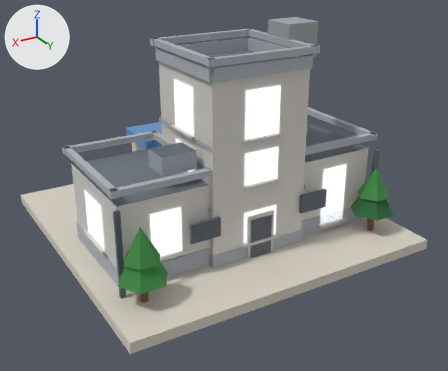
A saved change to the glTF model public/models/27.glb.
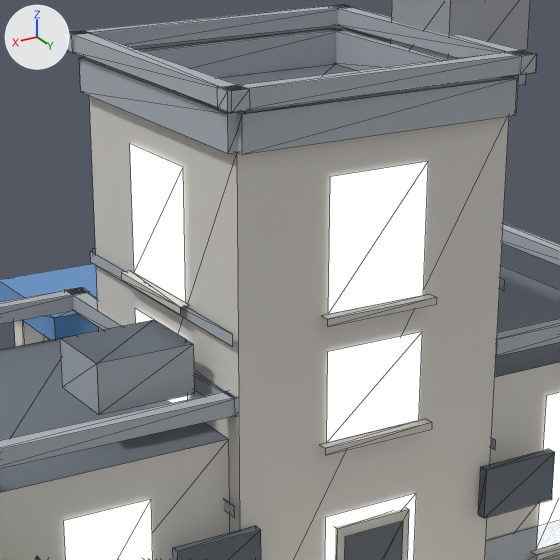
There are two pictures of each version: one whole from a 50 mm camera at (0.89, 1.58, 0.914) aimed at (-0.007, 0.084, 0.166), one close up on the part from 28% to 73% of the width and 7% to 62% of the height. The axes (+X, +Y, +Z) are drawn at upper left. The lights are the same throughout. The first two pictures are the older version. The close-ups show mesh edges as thin lines. Vertices at exactly the same position are counted once.

In view in the first close-up: 'b27'.
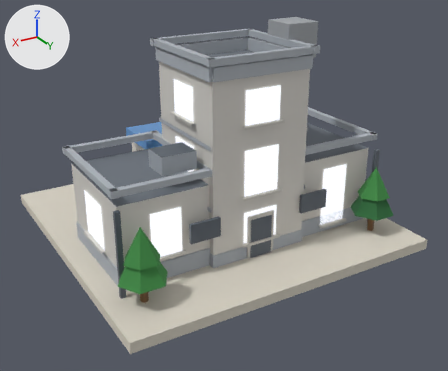
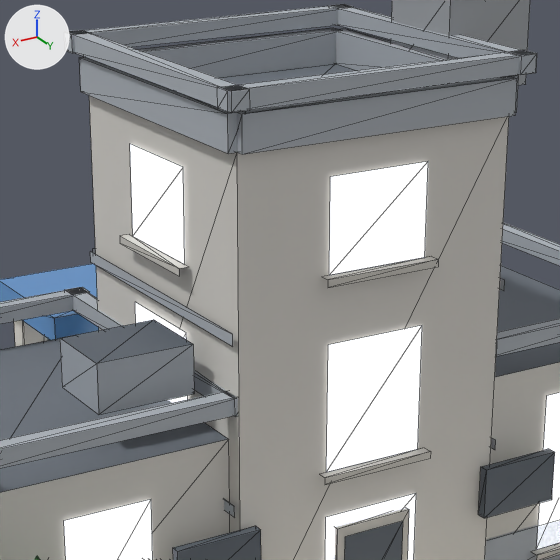
Location of each change, [x1, y1, x2, y2] in pixels of the close-ups (560 x 560 px; the box of a moved part takes in the faces that stretch with it):
part 1 of me_b27, moved or reshaped: before [320, 419, 432, 455]; after [320, 448, 431, 485]
part 2 of me_b27, moved or reshaped: before [322, 294, 437, 327]; after [323, 256, 438, 287]
part 3 of me_b27, moved or reshaped: before [121, 271, 189, 314]; after [120, 234, 189, 276]
part 4 of me_b27, moved or reshaped: before [130, 144, 428, 443]; after [130, 144, 428, 472]

The change, as a list of edits to the scene's bpy script:
```text
Change me_b27:
    where me_b27.from_pydata(...)  # 900 vertices, 962 faces; spans x -0.48..0.48, y -0.48..0.48, z 0.0..0.65
    used by ob_b27; location = (0.0, 0.0, 0.0)
    before: 412 (0.054, 0.293, 0.254) at pixel (326, 442), 413 (-0.054, 0.293, 0.254) at pixel (418, 420), 414 (-0.054, 0.293, 0.347) at pixel (422, 331), 415 (0.054, 0.293, 0.347) at pixel (327, 351), 416 (0.153, 0.086, 0.254)
    before: 417 (0.153, 0.194, 0.254), 418 (0.153, 0.194, 0.347) at pixel (186, 339), 419 (0.153, 0.086, 0.347) at pixel (135, 308), 420 (-0.153, 0.194, 0.254), 421 (-0.153, 0.086, 0.254)
    before: 422 (-0.153, 0.086, 0.347), 423 (-0.153, 0.194, 0.347), 428 (0.054, 0.293, 0.384) at pixel (328, 314), 429 (-0.054, 0.293, 0.384) at pixel (423, 295), 432 (0.153, 0.086, 0.384) at pixel (134, 272)
    before: 433 (0.153, 0.194, 0.384) at pixel (185, 302), 436 (-0.153, 0.194, 0.384), 437 (-0.153, 0.086, 0.384)
    me_b27 part 1: the loose piece of 6 vertices spanning x -0.063..0.063, y 0.293..0.303, z 0.246..0.254 is moved by (0.0, 0.0, -0.031)
    me_b27 part 2: the loose piece of 6 vertices spanning x -0.063..0.063, y 0.293..0.303, z 0.377..0.384 is moved by (0.0, 0.0, 0.038)
    me_b27 part 3: the loose piece of 6 vertices spanning x 0.153..0.163, y 0.077..0.203, z 0.377..0.384 is moved by (0.0, 0.0, 0.038)
    me_b27 part 4
    add for i in [412, 413, 416, 417, 420, 421]: me_b27.vertices[i].co += Vector((0.0, 0.0, -0.031))
    add for i in [414, 415, 418, 419, 422, 423]: me_b27.vertices[i].co += Vector((0.0, 0.0, 0.007))
    add for i in [428, 429, 432, 433, 436, 437]: me_b27.vertices[i].co += Vector((0.0, 0.0, 0.038))
```
